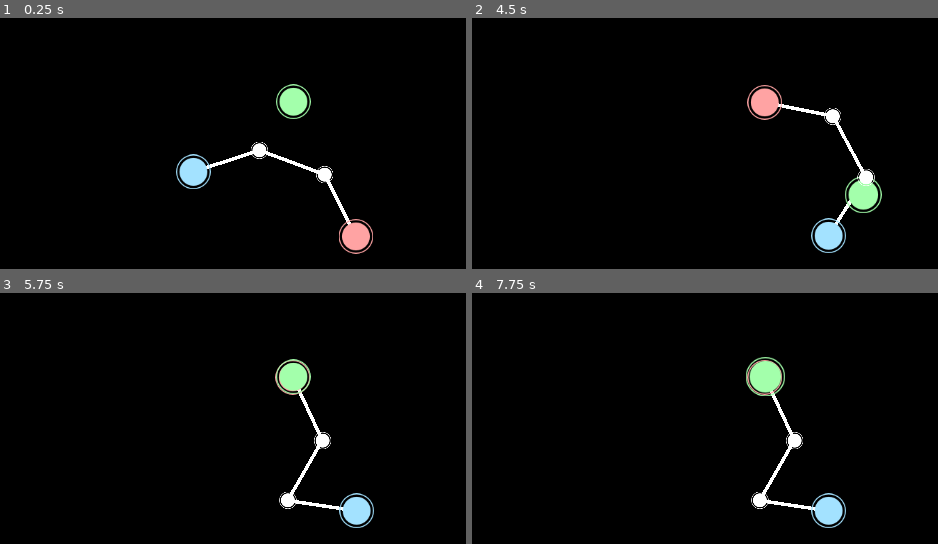
Above: before the commit, frames 1-4 (two rows, left to right).
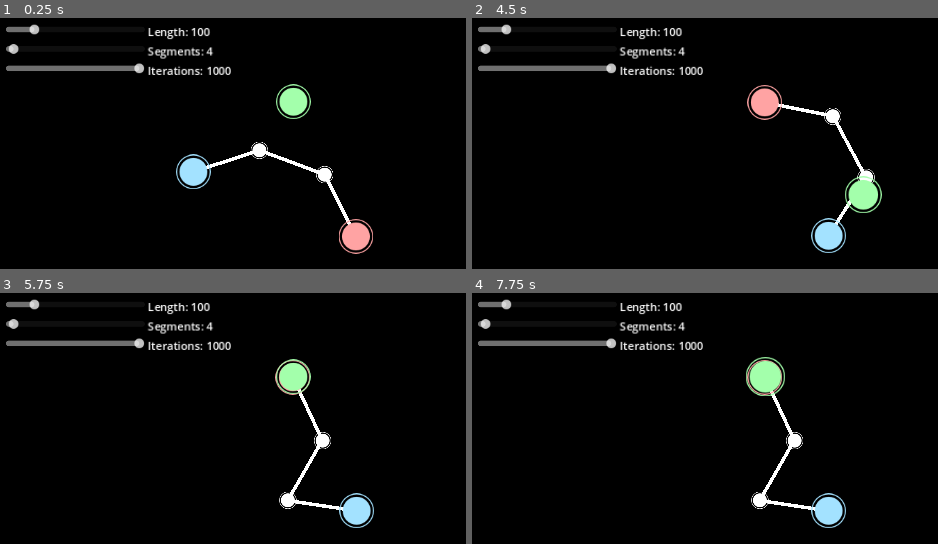
Above: after the commit, the same moments.

Repository: FlynnD273/inverse-kinematics
Game: Godot game, scene res://scenes/main_scene.tscn
Same seed, same stepped clock (60 frames per second), same inputs: the game is played once before the commit and once after it.
Inputs (mouse positions are in pixels of both pictures, inside the frame that each line leads up to):
- Up to frame 1 (0.25 s): no input
- Up to frame 2 (4.5 s): tap Enter at 0.5 s; drag from (667, 171) to (826, 236) at 0.52 s; drag from (826, 236) to (765, 100) at 1.27 s; move the mouse to (765, 103) at 2.02 s; click (765, 103) at 2.17 s; tap Space at 2.75 s; drag from (765, 103) to (630, 173) at 2.77 s; drag from (630, 173) to (910, 241) at 3.52 s; drag from (910, 241) to (765, 103) at 4.27 s
- Up to frame 3 (5.75 s): move the mouse to (438, 516) at 5.02 s; click (438, 516) at 5.17 s
- Up to frame 4 (7.75 s): tap Enter at 5.75, 7.25 s; drag from (751, 403) to (709, 538) at 5.77 s; tap Space at 6.5 s; move the mouse to (outside the picture) at 6.52 s; click (outside the picture) at 6.67 s; drag from (709, 538) to (765, 375) at 7.27 s

The runs differ from the first frame. In frame 1, 2.0% of the frame differs, in the area x 1-50%, y 2-23%; in frame 2, 2.0%, in the area x 1-87%, y 2-67%; in frame 3, 2.0%; in frame 4, 2.0%.

Commit message:
Add a UI

Diff:
--- a/scenes/main_scene.tscn
+++ b/scenes/main_scene.tscn
@@ -1,13 +1,71 @@
-[gd_scene load_steps=3 format=3 uid="uid://bf2jkjkjs76dw"]
+[gd_scene load_steps=5 format=3 uid="uid://bf2jkjkjs76dw"]
 
 [ext_resource type="Script" path="res://scripts/main_scene.gd" id="1_77b8a"]
 [ext_resource type="PackedScene" uid="uid://cfslsgvwonwcl" path="res://scenes/draggable_point.tscn" id="1_lrtf4"]
+[ext_resource type="Script" path="res://scripts/init_slider.gd" id="2_wmlij"]
+[ext_resource type="Script" path="res://scripts/slider_label.gd" id="3_d7x8b"]
 
-[node name="MainScene" type="Node2D"]
+[node name="MainScene" type="Control"]
+layout_mode = 3
+anchors_preset = 15
+anchor_right = 1.0
+anchor_bottom = 1.0
+grow_horizontal = 2
+grow_vertical = 2
 script = ExtResource("1_77b8a")
 point_count = 4.0
 joint_length = 100.0
 iteration_count = 1000
+
+[node name="Sliders" type="GridContainer" parent="."]
+layout_mode = 1
+anchors_preset = 15
+anchor_right = 1.0
+anchor_bottom = 1.0
+offset_left = 10.0
+offset_top = 10.0
+offset_right = 10.0
+offset_bottom = 10.0
+grow_horizontal = 2
+grow_vertical = 2
+columns = 2
+
+[node name="LengthSlider" type="HSlider" parent="Sliders"]
+custom_minimum_size = Vector2(200, 0)
+layout_mode = 2
+min_value = 10.0
+max_value = 500.0
+step = 0.0
+value = 100.0
+script = ExtResource("2_wmlij")
+
+[node name="Label" type="Label" parent="Sliders"]
+layout_mode = 2
+text = "Length: "
+script = ExtResource("3_d7x8b")
+
+[node name="SegmentCountSlider" type="HSlider" parent="Sliders"]
+layout_mode = 2
+min_value = 2.0
+value = 4.0
+script = ExtResource("2_wmlij")
+
+[node name="Label2" type="Label" parent="Sliders"]
+layout_mode = 2
+text = "Segments: "
+script = ExtResource("3_d7x8b")
+
+[node name="IterationsSlider" type="HSlider" parent="Sliders"]
+layout_mode = 2
+min_value = 1.0
+max_value = 1000.0
+value = 1000.0
+script = ExtResource("2_wmlij")
+
+[node name="Label3" type="Label" parent="Sliders"]
+layout_mode = 2
+text = "Iterations: "
+script = ExtResource("3_d7x8b")
 
 [node name="Lines" type="Line2D" parent="."]
 width = 5.0
@@ -15,7 +73,8 @@
 begin_cap_mode = 2
 end_cap_mode = 2
 
-[node name="Dots" type="Node" parent="."]
+[node name="Dots" type="Control" parent="."]
+anchors_preset = 0
 
 [node name="Start" parent="." instance=ExtResource("1_lrtf4")]
 modulate = Color(0.64, 0.886, 1, 1)
@@ -40,3 +99,7 @@
 offset_top = 122.0
 offset_right = 424.0
 offset_bottom = 122.0
+
+[connection signal="value_changed" from="Sliders/LengthSlider" to="." method="_on_length_slider_value_changed"]
+[connection signal="value_changed" from="Sliders/SegmentCountSlider" to="." method="_on_segment_count_slider_value_changed"]
+[connection signal="value_changed" from="Sliders/IterationsSlider" to="." method="_on_iterations_slider_value_changed"]
--- /dev/null
+++ b/scripts/init_slider.gd
@@ -0,0 +1,5 @@
+extends HSlider
+
+
+func _ready() -> void:
+  value_changed.emit(value)
--- a/scripts/main_scene.gd
+++ b/scripts/main_scene.gd
@@ -1,63 +1,81 @@
-extends Node2D
+extends Control
 
-var points: Array[Control]
 @export var point_count: float = 3
 @export var joint_length: float = 50
 @export var iteration_count: int = 2
+var dot_scene: PackedScene = preload("res://scenes/dot.tscn")
 
 
 func _ready() -> void:
-	var dot_scene: PackedScene = load("res://scenes/dot.tscn")
-	points = []
-	for i in range(point_count):
-		var dot: Control = dot_scene.instantiate()
-		dot.position = Vector2(randi_range(20, 600), randi_range(20, 600))
-		$Dots.add_child(dot)
-		points.append(dot)
+  for i in range(point_count):
+    var dot: Control = dot_scene.instantiate()
+    dot.position = Vector2(randi_range(20, 600), randi_range(20, 600))
+    $Dots.add_child(dot)
 
 
 func _process(_delta: float) -> void:
-	if ($End.position - $Start.position).length() > (points.size() - 1) * joint_length:
-		if $End.is_dragging:
-			$Start.position = (
-				$End.position
-				+ (
-					($Start.position - $End.position).normalized()
-					* joint_length
-					* (points.size() - 1)
-				)
-			)
-		else:
-			$End.position = (
-				$Start.position
-				+ (
-					($End.position - $Start.position).normalized()
-					* joint_length
-					* (points.size() - 1)
-				)
-			)
-	points[0].hide()
-	points[-1].hide()
-	points[0].position = $Start.position
+  var points := $Dots.get_children()
+  if ($End.position - $Start.position).length() > (points.size() - 1) * joint_length:
+    if $End.is_dragging:
+      $Start.position = (
+        $End.position
+        + (
+          ($Start.position - $End.position).normalized()
+          * joint_length
+          * (points.size() - 1)
+        )
+      )
+    else:
+      $End.position = (
+        $Start.position
+        + (
+          ($End.position - $Start.position).normalized()
+          * joint_length
+          * (points.size() - 1)
+        )
+      )
+  points[0].position = $Start.position
 
-	var offset: Vector2 = ($Pole.position - $Start.position).normalized() * joint_length
-	for i in range(1, points.size()):
-		points[i].position = points[i - 1].position + offset
+  var offset: Vector2 = ($Pole.position - $Start.position).normalized() * joint_length
+  for i in range(1, points.size()):
+    points[i].position = points[i - 1].position + offset
+    points[i].show()
+  for _iter in range(iteration_count):
+    points[-1].position = $End.position
+    for i in range(points.size() - 2, -1, -1):
+      points[i].position = (
+        points[i + 1].position
+        + (points[i].position - points[i + 1].position).normalized() * joint_length
+      )
+    points[0].position = $Start.position
+    for i in range(1, points.size()):
+      points[i].position = (
+        points[i - 1].position
+        + (points[i].position - points[i - 1].position).normalized() * joint_length
+      )
+  var lines: Line2D = $Lines
+  lines.points = points.map(func(p): return p.position)
+  points[0].hide()
+  points[-1].hide()
 
-	for _iter in range(iteration_count):
-		points[-1].position = $End.position
-		for i in range(points.size() - 2, -1, -1):
-			points[i].position = (
-				points[i + 1].position
-				+ (points[i].position - points[i + 1].position).normalized() * joint_length
-			)
 
-		points[0].position = $Start.position
-		for i in range(1, points.size()):
-			points[i].position = (
-				points[i - 1].position
-				+ (points[i].position - points[i - 1].position).normalized() * joint_length
-			)
+func _on_length_slider_value_changed(value: float) -> void:
+  joint_length = value
 
-	var lines: Line2D = $Lines
-	lines.points = points.map(func(p): return p.position)
+
+func _on_iterations_slider_value_changed(value: float) -> void:
+  iteration_count = int(value)
+
+
+func _on_segment_count_slider_value_changed(value: float) -> void:
+  var new_count = int(value)
+  if new_count > point_count:
+    for i in range(new_count - point_count):
+      var dot: Control = dot_scene.instantiate()
+      dot.position = Vector2(randi_range(20, 600), randi_range(20, 600))
+      $Dots.add_child(dot)
+  else:
+    var points := $Dots.get_children()
+    for i in range(point_count - new_count):
+      points.pop_back().queue_free()
+  point_count = new_count
--- /dev/null
+++ b/scripts/slider_label.gd
@@ -0,0 +1,16 @@
+extends Label
+
+var slider: Slider
+var prefix: String = ""
+
+
+func _ready() -> void:
+  var children := get_parent().get_children()
+  slider = children[children.find(self) - 1]
+  prefix = text
+  slider.value_changed.connect(value_changed)
+  value_changed(slider.value)
+
+
+func value_changed(val: float) -> void:
+  text = prefix + str(val)
